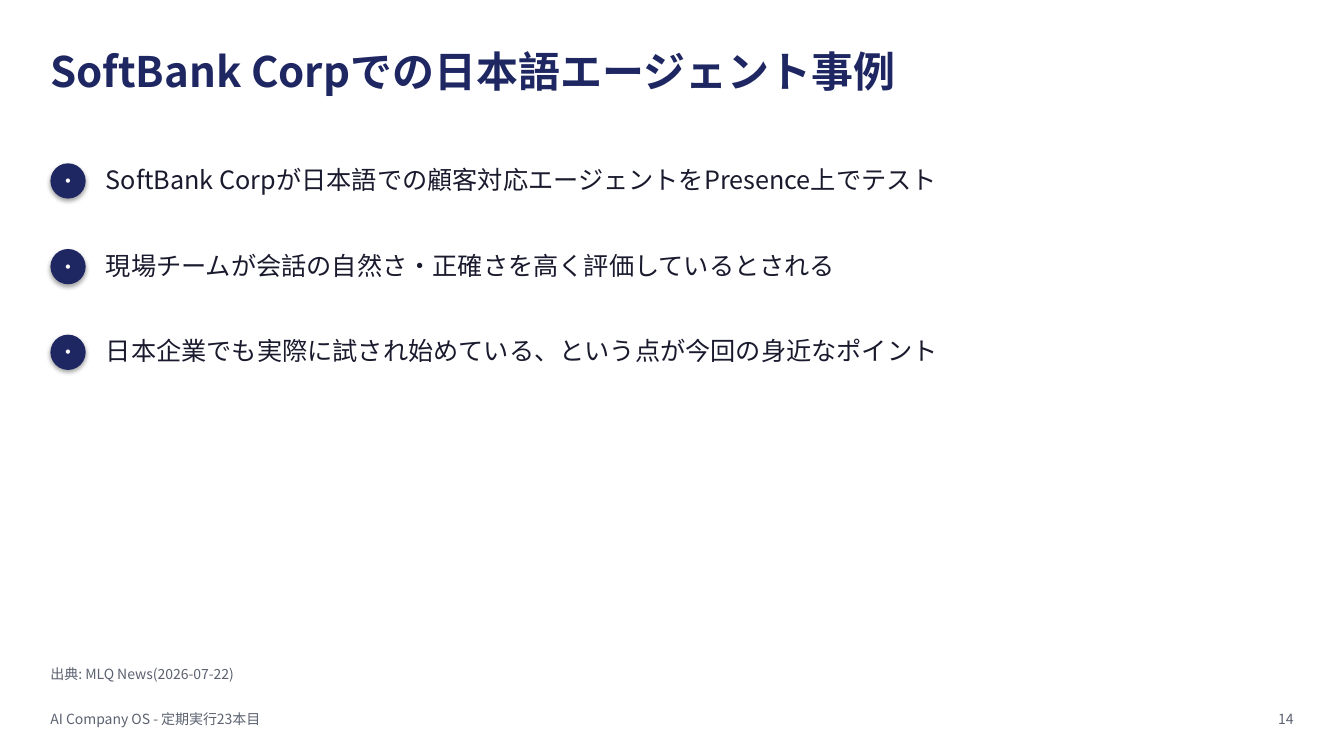
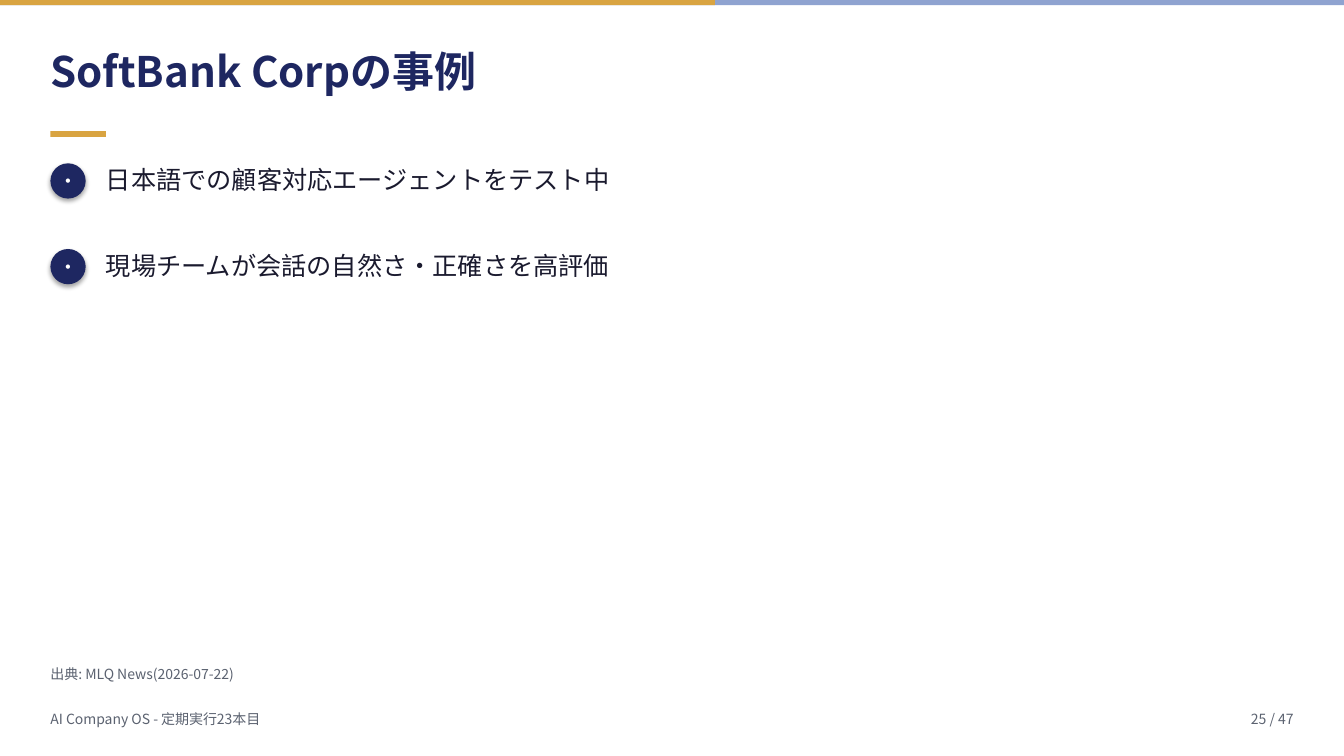
Before and after one commit to mako0120/llm-travel-mvp, a slide deck: slide 25 of ai-company-os/assets/2026-07-23_openai-presence-agent-platform/deck.pptx (slide 14 before the commit). Drawn at 1344x756 pixels with LibreOffice and Linux fonts; fonts in the diff are those of the drawing. Boxes give left, top, right and bottom in pixels: in the first picture for what was removed or moved away, otherwise in the second. Text is boxed around its words. In the diff, an @@ line names an element or a change of style, - is before the commit and + after.

```diff
--- a/ai-company-os/assets/2026-07-23_openai-presence-agent-platform/deck.pptx
+++ b/ai-company-os/assets/2026-07-23_openai-presence-agent-platform/deck.pptx
@@ rectangle added at (x1=0, y1=0, x2=1344, y2=5), fill #8FA3D0 @@
@@ rectangle added at (x1=0, y1=0, x2=715, y2=5), fill #D9A441 @@
@@ text at (x1=50, y1=51, x2=476, y2=96): text changed @@
-SoftBank Corpでの日本語エージェント事例
+SoftBank Corpの事例
@@ rectangle added at (x1=50, y1=131, x2=106, y2=137), fill #D9A441 @@
@@ text at (x1=106, y1=167, x2=610, y2=191): text changed @@
-SoftBank Corpが日本語での顧客対応エージェントをPresence上でテスト
+日本語での顧客対応エージェントをテスト中
@@ text at (x1=106, y1=253, x2=609, y2=277): text changed @@
-現場チームが会話の自然さ・正確さを高く評価しているとされる
+現場チームが会話の自然さ・正確さを高評価
@@ ellipse removed at (x1=50, y1=335, x2=86, y2=370) @@
-・
@@ text removed at (x1=106, y1=338, x2=938, y2=362) @@
-日本企業でも実際に試され始めている、という点が今回の身近なポイント
@@ text added at (x1=1251, y1=713, x2=1294, y2=724), 10 pt, text #5B6270 @@
+25 / 47
@@ text removed at (x1=1278, y1=714, x2=1294, y2=724) @@
-14
```
Also in this commit, not shown: 29 other slides changed, 17 slides added, 6 other files.
